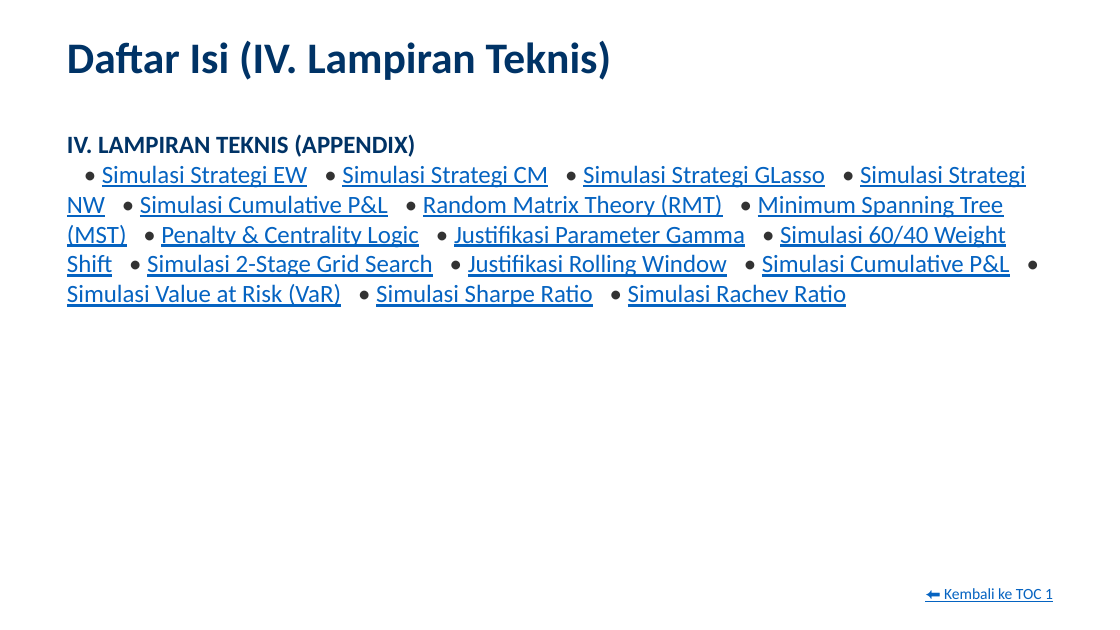
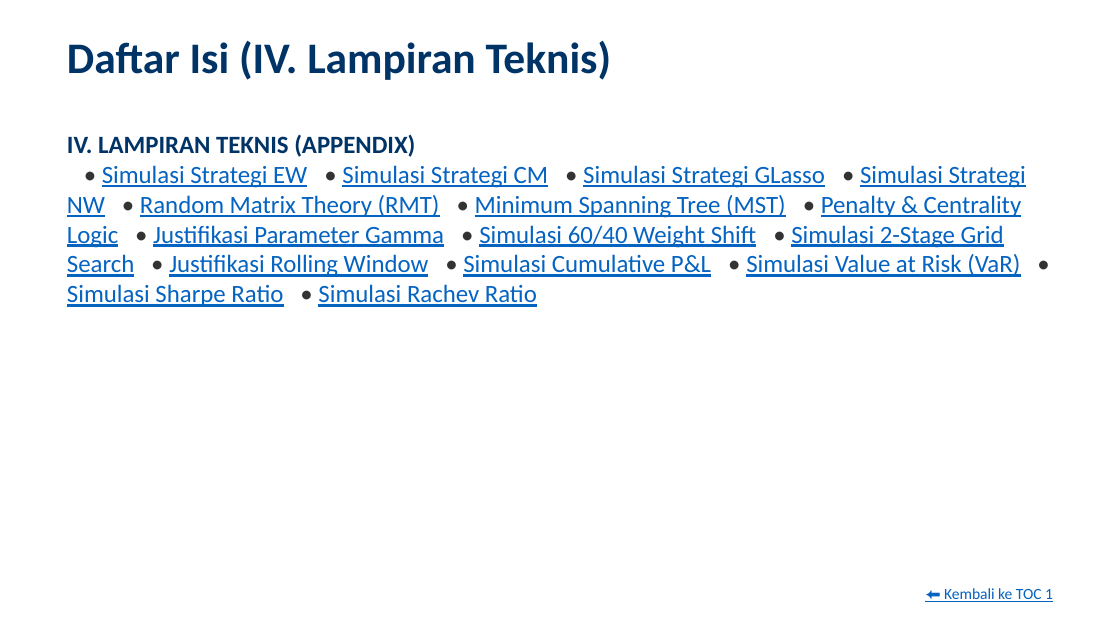
Before and after one commit to ragilrojo/RepoThesis, a slide deck: slide 3 of Presentasi_Proposal_Update.pptx. Drawn at 1120x630 pixels with LibreOffice and Linux fonts; fonts in the diff are those of the drawing. Boxes give left, top, right and bottom in pixels: in the first picture for what was removed or moved away, otherwise in the second. Text is boxed around its words. In the diff, an @@ line names an element or a change of style, - is before the commit and + after.

Commit message:
fix: calibrate TOC slide indices based on actual slide sequence

```diff
--- a/Presentasi_Proposal_Update.pptx
+++ b/Presentasi_Proposal_Update.pptx
@@ text at (67,165,1026,307): text changed @@
-• Simulasi Strategi EW • Simulasi Strategi CM • Simulasi Strategi GLasso • Simulasi Strategi NW • Simulasi Cumulative P&L • Random Matrix Theory (RMT) • Minimum Spanning Tree (MST) • Penalty & Centrality Logic • Justifikasi Parameter Gamma • Simulasi 60/40 Weight Shift • Simulasi 2-Stage Grid Search • Justifikasi Rolling Window • Simulasi Cumulative P&L • Simulasi Value at Risk (VaR) • Simulasi Sharpe Ratio • Simulasi Rachev Ratio
+• Simulasi Strategi EW • Simulasi Strategi CM • Simulasi Strategi GLasso • Simulasi Strategi NW • Random Matrix Theory (RMT) • Minimum Spanning Tree (MST) • Penalty & Centrality Logic • Justifikasi Parameter Gamma • Simulasi 60/40 Weight Shift • Simulasi 2-Stage Grid Search • Justifikasi Rolling Window • Simulasi Cumulative P&L • Simulasi Value at Risk (VaR) • Simulasi Sharpe Ratio • Simulasi Rachev Ratio
```
Also in this commit, not shown: 1 other file.
